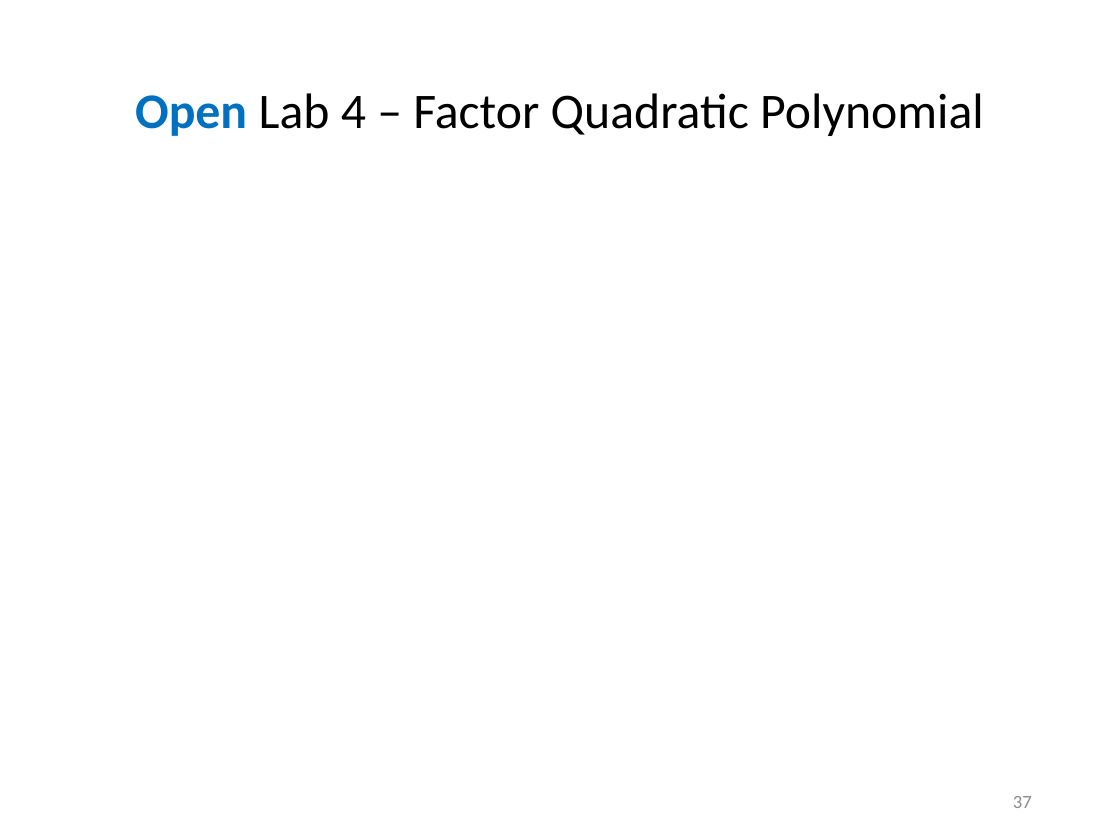
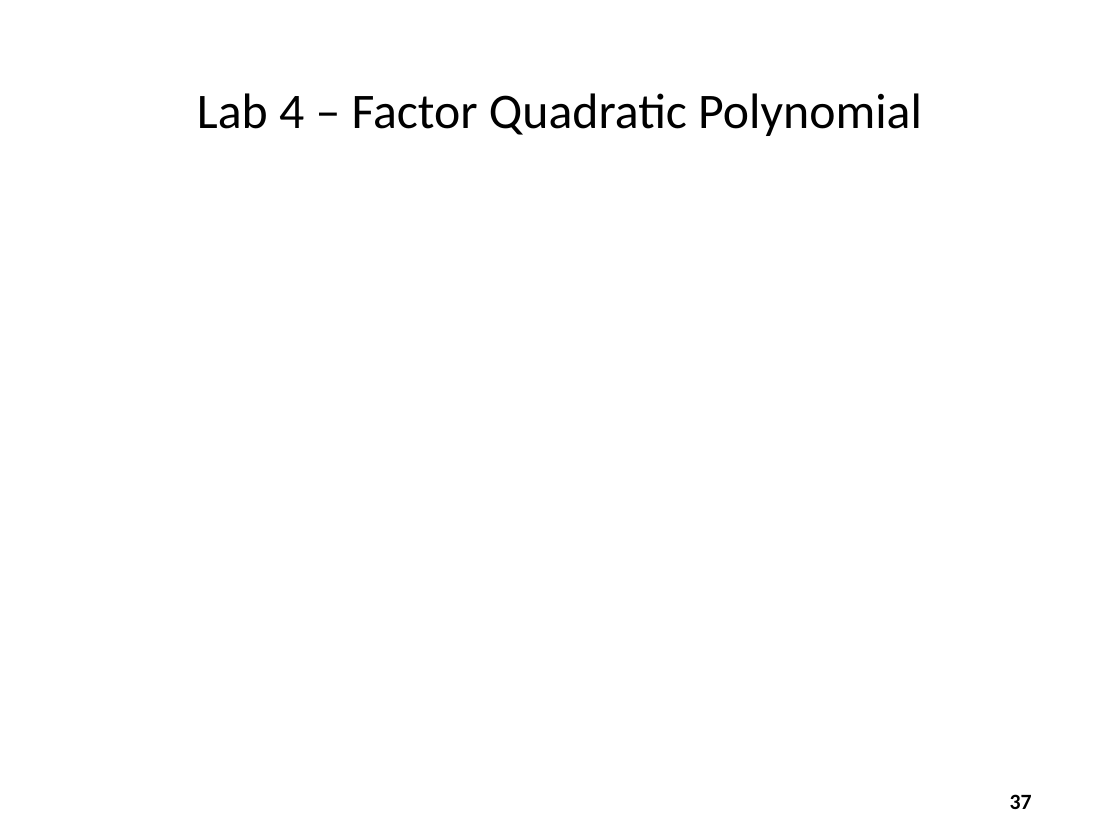
Before and after one commit to dbiersach/scicomp301-cpp-linux, a slide deck: slide 37 of session03/Session 03 - Loops, Conditionals, Modulus.pptx. Drawn at 1120x840 pixels with LibreOffice and Linux fonts; fonts in the diff are those of the drawing; grey boxes stand for pictures. Boxes give left, top, right and bottom in pixels: in the first picture for what was removed or moved away, otherwise in the second. Text is boxed around its words. In the diff, an @@ line names an element or a change of style, - is before the commit and + after.

```diff
--- a/session03/Session 03 - Loops, Conditionals, Modulus.pptx
+++ b/session03/Session 03 - Loops, Conditionals, Modulus.pptx
@@ title at bbox=[197, 93, 922, 136]: text changed @@
-Open Lab 4 – Factor Quadratic Polynomial
+Lab 4 – Factor Quadratic Polynomial
@@ page number at bbox=[1010, 794, 1032, 809]: size 12 to 14 pt, text colour #8C8C8C to #000000, bold on @@
```
Also in this commit, not shown: 36 other slides changed, 7 slides added, 1 other file.
